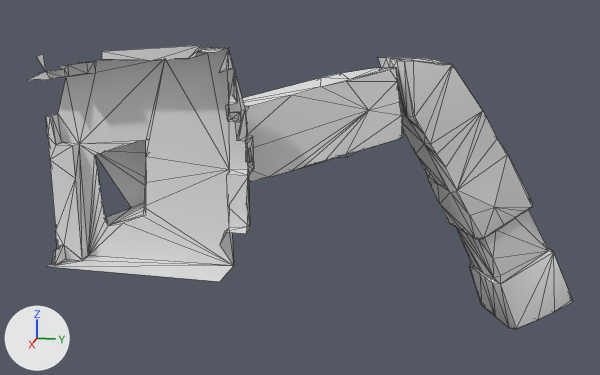
An edit to the OBJ model src/main/resources/assets/kn8/meshes/trichonephila/leg_left_0.obj, drawn before and after from the same camera.
The view is the same before and after, from a 50 mm camera at (2.62, 2.06, 1.67) aimed at (-1.02, 1.34, 0.76). Arrows for +X, +Y and +Z are at lower left; the lights stay in place. The picture after the commit comes second. Mesh edges are drawn as thin lines. Where no turn or scale is listed for an object, it has been applied to the vertices. Vertices at exactly the same position are counted once.

Objects in the first picture: 'leg_left_0'.
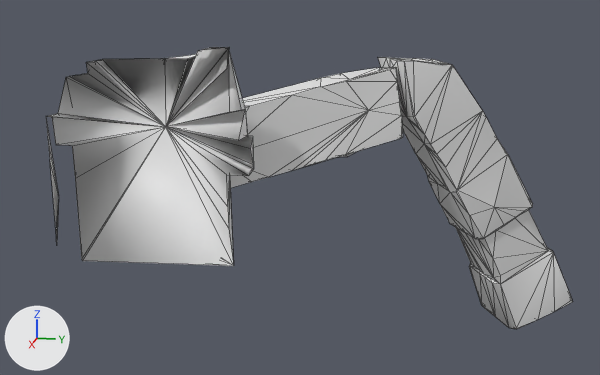
What changed in the scene script:
```text
Change me_leg_left_0:
    used by ob_leg_left_0; location = (0.0, 0.0, 0.0)
    remove me_leg_left_0.from_pydata(...)  # 380 vertices, 700 faces; spans x -1.74..-0.34, y 0.33..2.62, z 0.01..1.44
    add me_leg_left_0.from_pydata(...)  # 316 vertices, 619 faces; spans x -1.74..-0.42, y 0.39..2.62, z 0.01..1.43
    me_leg_left_0 part 1
    68 vertices are removed from x -0.54..-0.34, y 0.33..1.25, z 0.53..1.44
    127 faces are deleted
    3 vertices are added at (-0.5, 0.9, 1.11), (-0.5, 0.39, 0.68), (-0.68, 0.54, 0.76)
    43 new faces join them
    other edits to the shape of me_leg_left_0 do not show in these pictures
```

Pixel boxes [x1, y1, x2, y2] of what changed, in the pictures (600 x 375 px):
'leg_left_0', reshaped: before [28, 45, 573, 329]; after [46, 47, 573, 329]
part 1 of me_leg_left_0, built on: before [28, 45, 254, 282]; after [48, 47, 254, 266]
